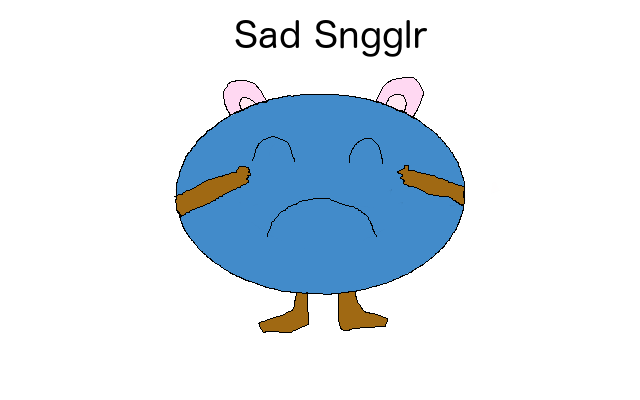
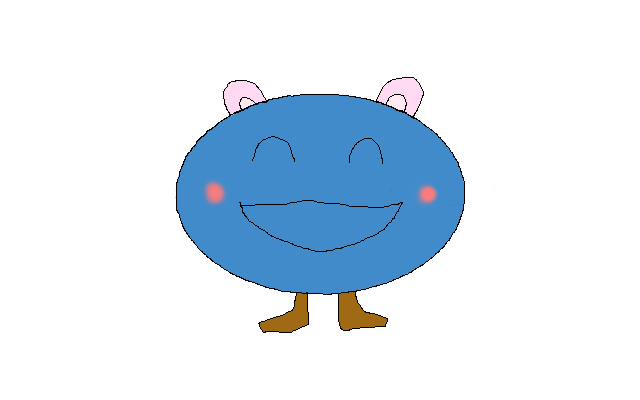
Layer changes from the first (640, 400) image to the second:
hid "sad arms" over box(174, 165, 464, 218)
hid "Sad Sngglr" over box(235, 20, 427, 57)
hid "sad_face" over box(176, 165, 464, 252)
added layer "bush" above "happy_face" over box(200, 177, 440, 208)
showed "happy_face" over box(176, 165, 464, 252)
